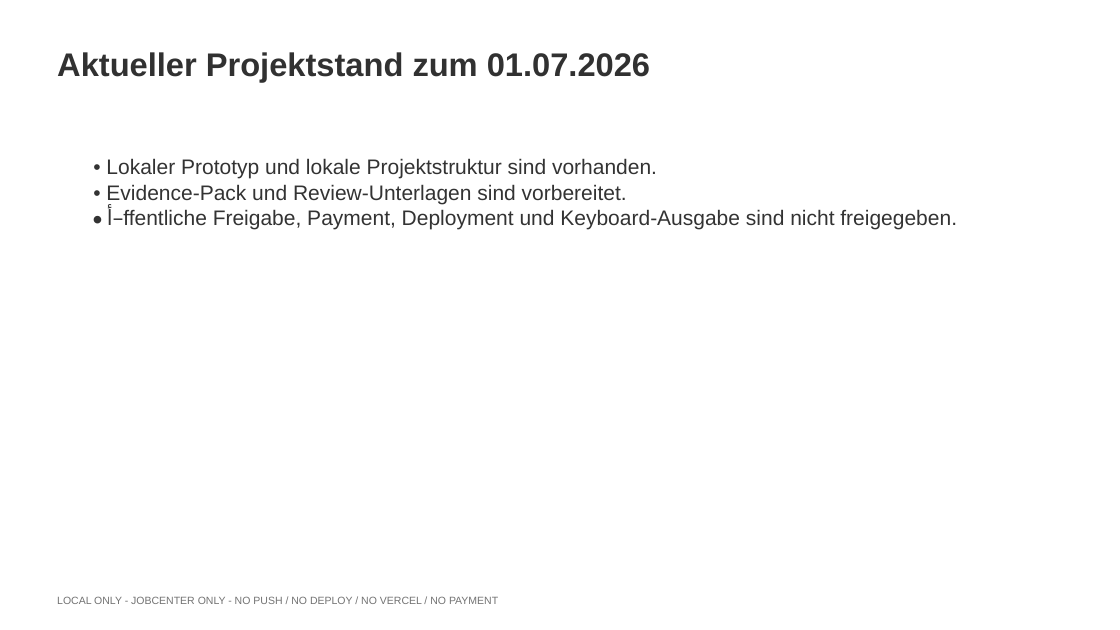
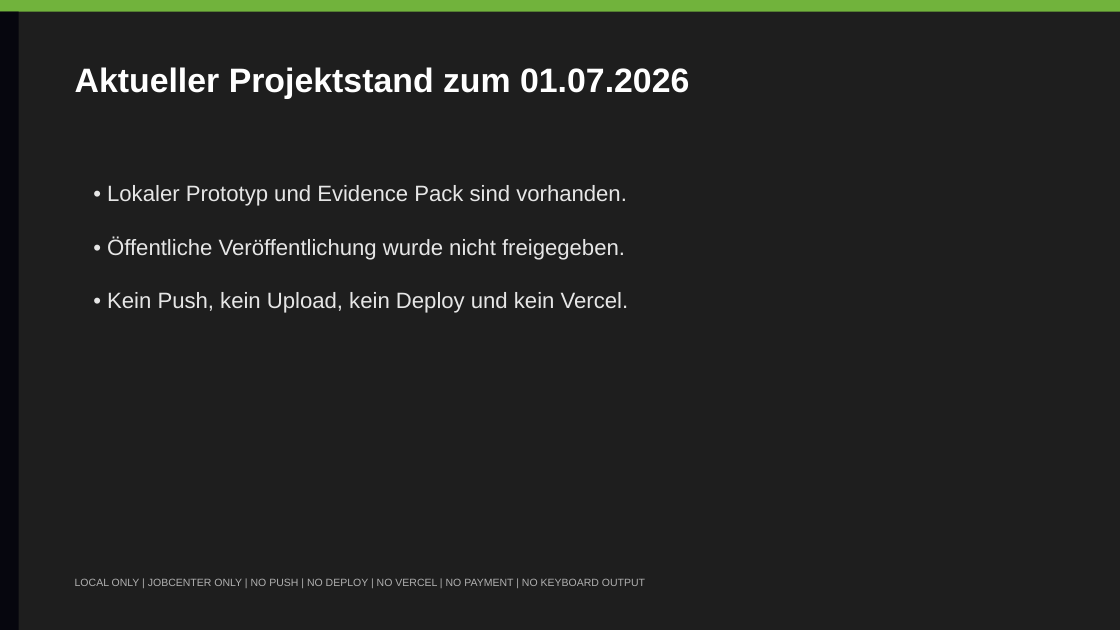
Before and after one commit to Sari-raslan/universal-arranger-os, a slide deck: slide 3 of uaos-ai-factory/jobcenter-send-ready/UAOS_JOBCENTER_PRESENTATION_2026-07-01_DE.pptx. Drawn at 1120x630 pixels with LibreOffice and Linux fonts; fonts in the diff are those of the drawing. Boxes give left, top, right and bottom in pixels: in the first picture for what was removed or moved away, otherwise in the second. Text is boxed around its words. In the diff, an @@ line names an element or a change of style, - is before the commit and + after.

Commit message:
Rebuild Jobcenter PowerPoint visually with PowerPoint COM

```diff
--- a/uaos-ai-factory/jobcenter-send-ready/UAOS_JOBCENTER_PRESENTATION_2026-07-01_DE.pptx
+++ b/uaos-ai-factory/jobcenter-send-ready/UAOS_JOBCENTER_PRESENTATION_2026-07-01_DE.pptx
@@ background #FFFFFF to #1E1E1E @@
@@ rectangle added at [0, 0, 1120, 12], fill #71B33C @@
@@ rectangle added at [0, 12, 18, 630], fill #06060E @@
@@ text "Aktueller Projektstand zum 01.07.2026": place and size @@
-text "Aktueller Projektstand zum 01.07.2026" at [57, 52, 650, 82]
+text "Aktueller Projektstand zum 01.07.2026" at [75, 67, 689, 99]
@@ text "Aktueller Projektstand zum 01.07.2026" at [75, 67, 689, 99]: size 28 to 29 pt, text colour #313131 to #FFFFFF @@
@@ text removed at [106, 158, 957, 229] @@
-• Lokaler Prototyp und lokale Projektstruktur sind vorhanden.
-• Evidence-Pack und Review-Unterlagen sind vorbereitet.
-• أ–ffentliche Freigabe, Payment, Deployment und Keyboard-Ausgabe sind nicht freigegeben.
@@ text added at [107, 185, 629, 313], 19 pt, text #E6E6E6 @@
+• Lokaler Prototyp und Evidence Pack sind vorhanden.
+• Öffentliche Veröffentlichung wurde nicht freigegeben.
+• Kein Push, kein Upload, kein Deploy und kein Vercel.
@@ text at [75, 578, 645, 586]: text changed; text colour #737373 to #B0B0B0 @@
-LOCAL ONLY - JOBCENTER ONLY - NO PUSH / NO DEPLOY / NO VERCEL / NO PAYMENT
+LOCAL ONLY | JOBCENTER ONLY | NO PUSH | NO DEPLOY | NO VERCEL | NO PAYMENT | NO KEYBOARD OUTPUT
```
Also in this commit, not shown: 6 other slides changed, 3 slides added, 3 slides removed, 24 other files.
